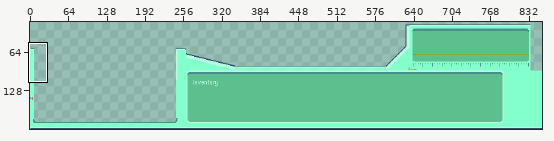
Edited in one commit: pixel-art file (Assets/Sprites/GUI/Bottom-Panel-Base.aseprite). The picture above shows the old version from afar; the outline marks the close-up.
Close-up. Before:
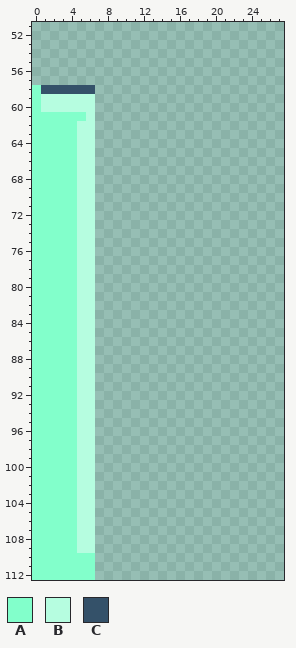
854x192 pixels, 1 frame. Shown: x 0..27, y 51..112. The wide view leaves out empty margins.
Visible layers, top first: "Notes And Markers", "Layer 1", "Flattened".
Palette (. is transparent): A #82ffcb  B #b6fde0  C #345169
Pixels before, first column x 0:
 58 ACCCCCC
 59 ABBBBBB
 60 ABBBBBB
 61 AAAAAAB
 62 AAAAABB
 63 AAAAABB
 64 AAAAABB
 65 AAAAABB
 66 AAAAABB
 67 AAAAABB
 68 AAAAABB
 69 AAAAABB
 70 AAAAABB
 71 AAAAABB
 72 AAAAABB
 73 AAAAABB
 74 AAAAABB
 75 AAAAABB
 76 AAAAABB
 77 AAAAABB
 78 AAAAABB
 79 AAAAABB
 80 AAAAABB
 81 AAAAABB
 82 AAAAABB
 83 AAAAABB
 84 AAAAABB
 85 AAAAABB
 86 AAAAABB
 87 AAAAABB
 88 AAAAABB
 89 AAAAABB
 90 AAAAABB
 91 AAAAABB
 92 AAAAABB
 93 AAAAABB
 94 AAAAABB
 95 AAAAABB
 96 AAAAABB
 97 AAAAABB
 98 AAAAABB
 99 AAAAABB
100 AAAAABB
101 AAAAABB
102 AAAAABB
103 AAAAABB
104 AAAAABB
105 AAAAABB
106 AAAAABB
107 AAAAABB
108 AAAAABB
109 AAAAABB
110 AAAAAAA
111 AAAAAAA
112 AAAAAAA
And afterwards:
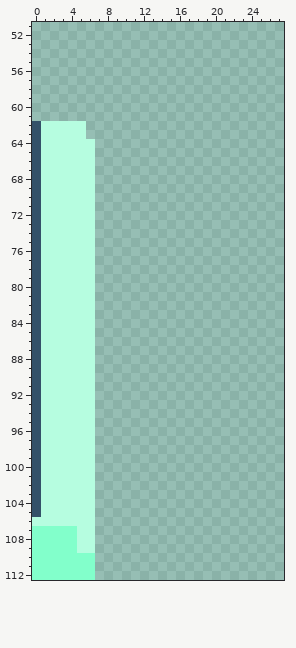
The exact change:
Layers "Layer 1", "Flattened":
Colour A gives way to colour B in rows 62 to 105 at x 1 to 4; in row 106 at x 0 to 4.
Colour A gives way to colour C in rows 62 to 105 at x 0.
The author cleared colour A in rows 58 to 60 at x 0; in row 61 at x 0 to 5.
The author cleared colour B in rows 59 to 60 at x 1 to 6; in rows 61 to 63 at x 6.
The author cleared colour C in row 58 at x 1 to 6.
Boxes around the changes in both close-ups, in picture pixels (x1, y1, x2, y2):
changed: (32, 85, 95, 526)
